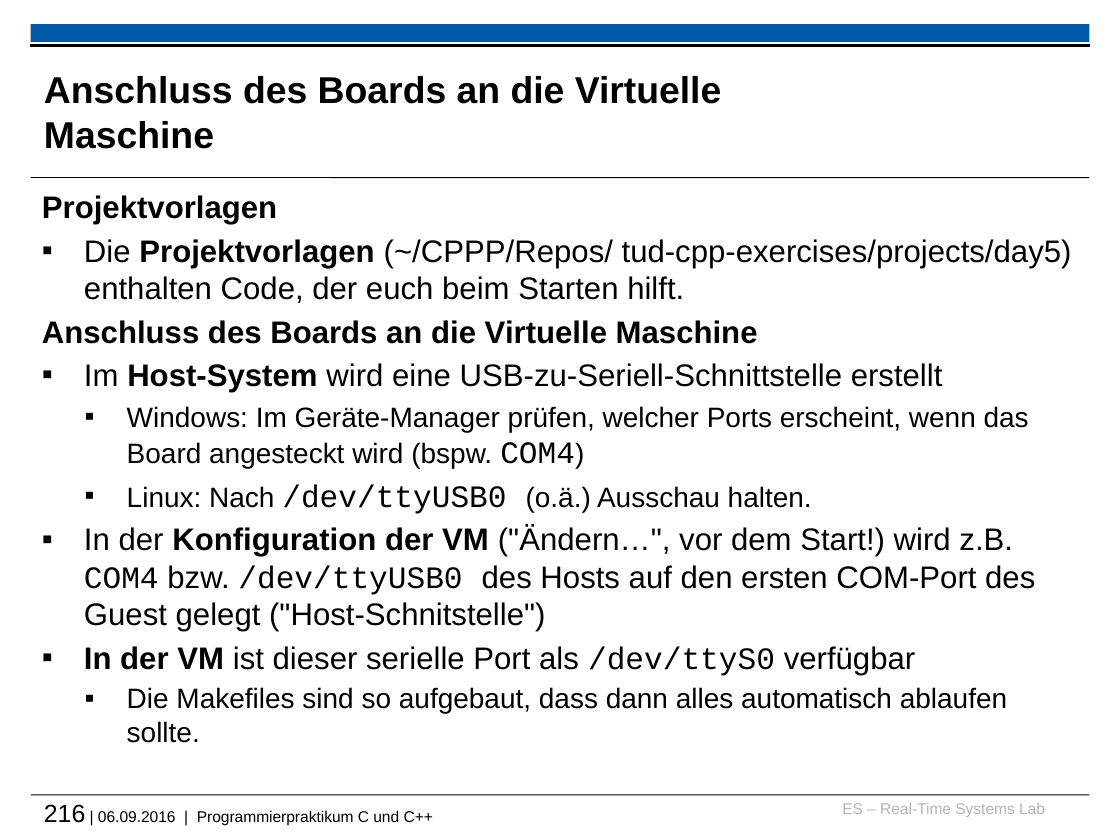
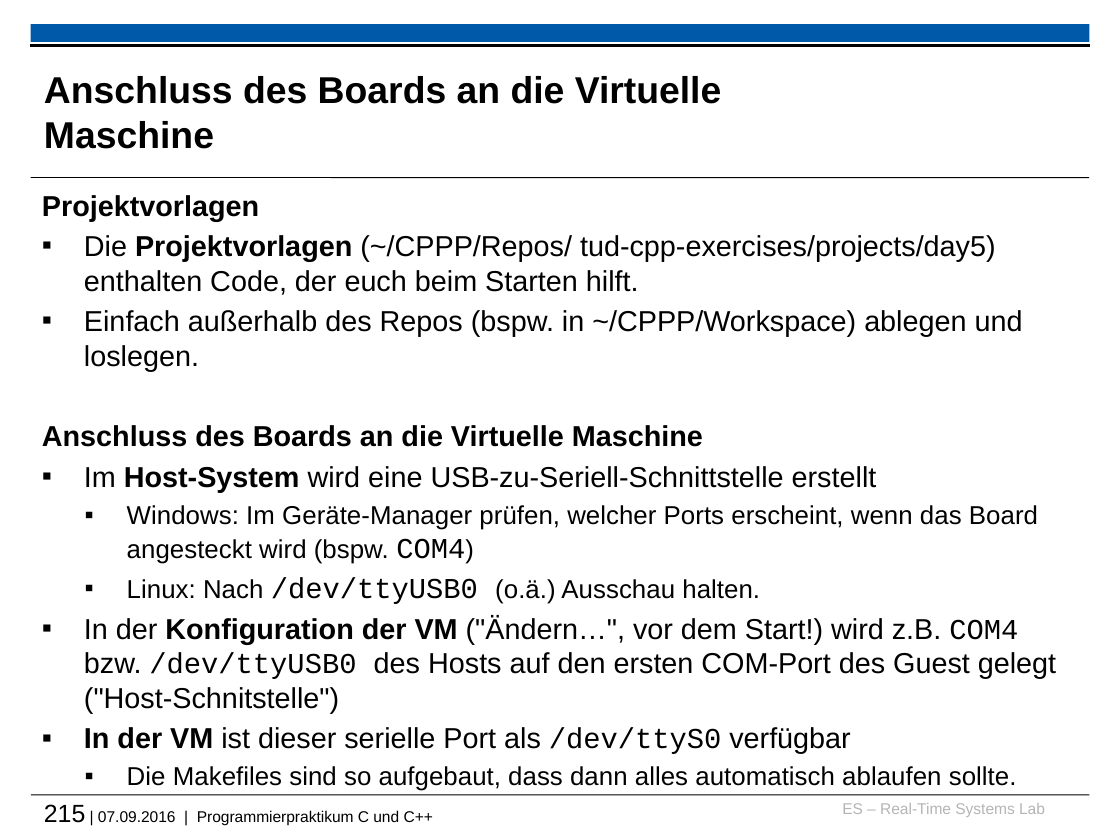
Before and after one commit to h82k/tud-cppp, a slide deck: slide 215 of cppp_lecture.pptx (slide 216 before the commit). Drawn at 1120x840 pixels with LibreOffice and Linux fonts; fonts in the diff are those of the drawing; background and template pictures are left out. Boxes give left, top, right and bottom in pixels: in the first picture for what was removed or moved away, otherwise in the second. Text is boxed around its words. In the diff, an @@ line names an element or a change of style, - is before the commit and + after.

```diff
--- a/cppp_lecture.pptx
+++ b/cppp_lecture.pptx
@@ text at <box>42,195,1056,791</box>: size 20 to 18.5 pt in "Projektvorlagen", "Die Projektvorlagen (~/CPPP/Repos/ tud-cpp-exercises/project ...", "Anschluss des Boards an die Virtuelle Maschine", "Im Host-System wird eine USB-zu-Seriell-Schnittstelle erstel ..." and 4 more places; size 18 to 16.6 pt in "Windows: Im Geräte-Manager prüfen, welcher Ports erscheint, ...", "Linux: Nach (o.ä.) Ausschau halten.", "Die Makefiles sind so aufgebaut, dass dann ..." @@
@@ text at <box>84,310,1023,371</box>: paragraph added @@
+▪ Einfach außerhalb des Repos (bspw. in ~/CPPP/Workspace) ablegen und loslegen.
@@ text at <box>44,804,433,825</box>: text changed @@
-216 | 06.09.2016 | Programmierpraktikum C und C++
+215 | 07.09.2016 | Programmierpraktikum C und C++
```
Also in this commit, not shown: 1 slide removed, 5 other files.
